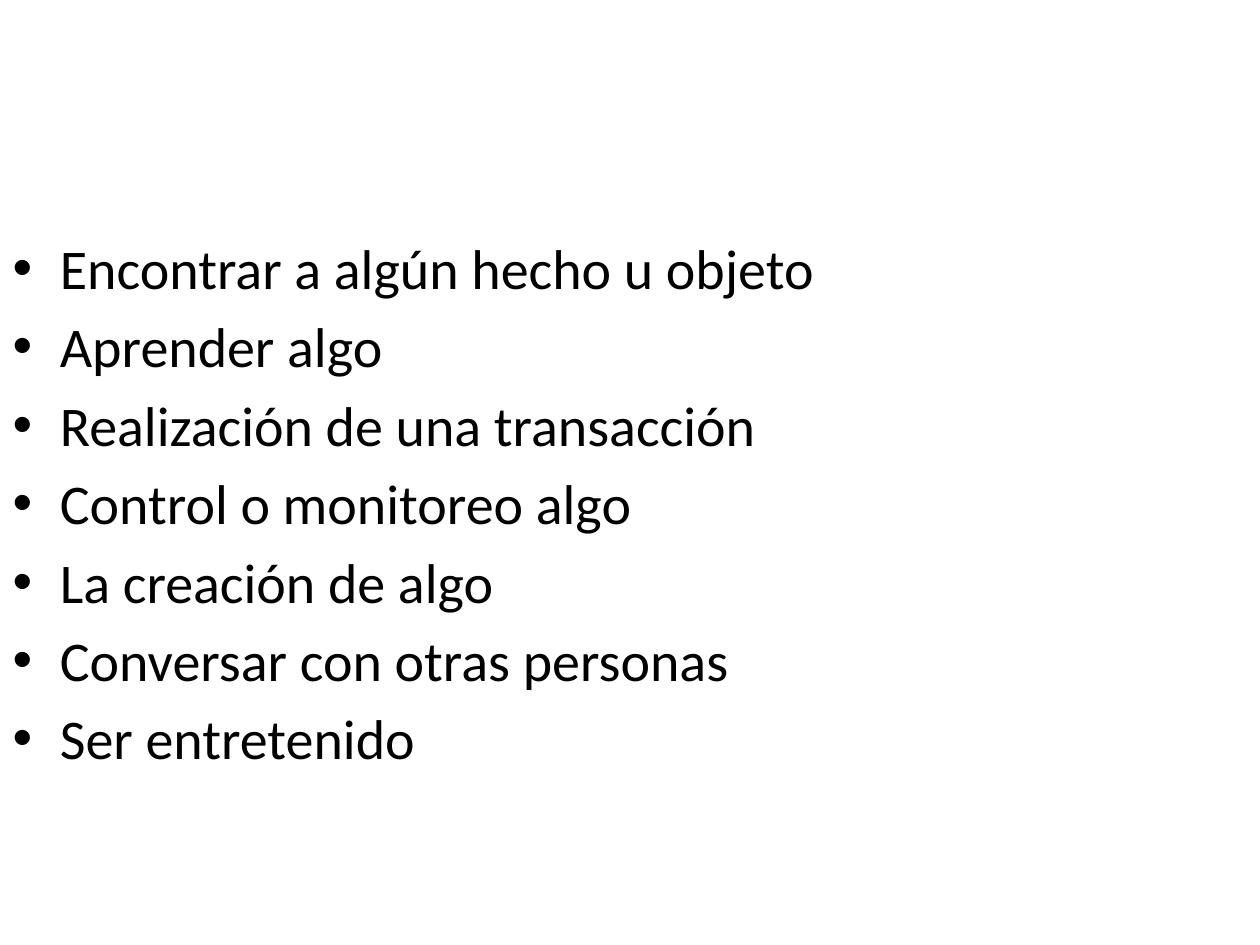
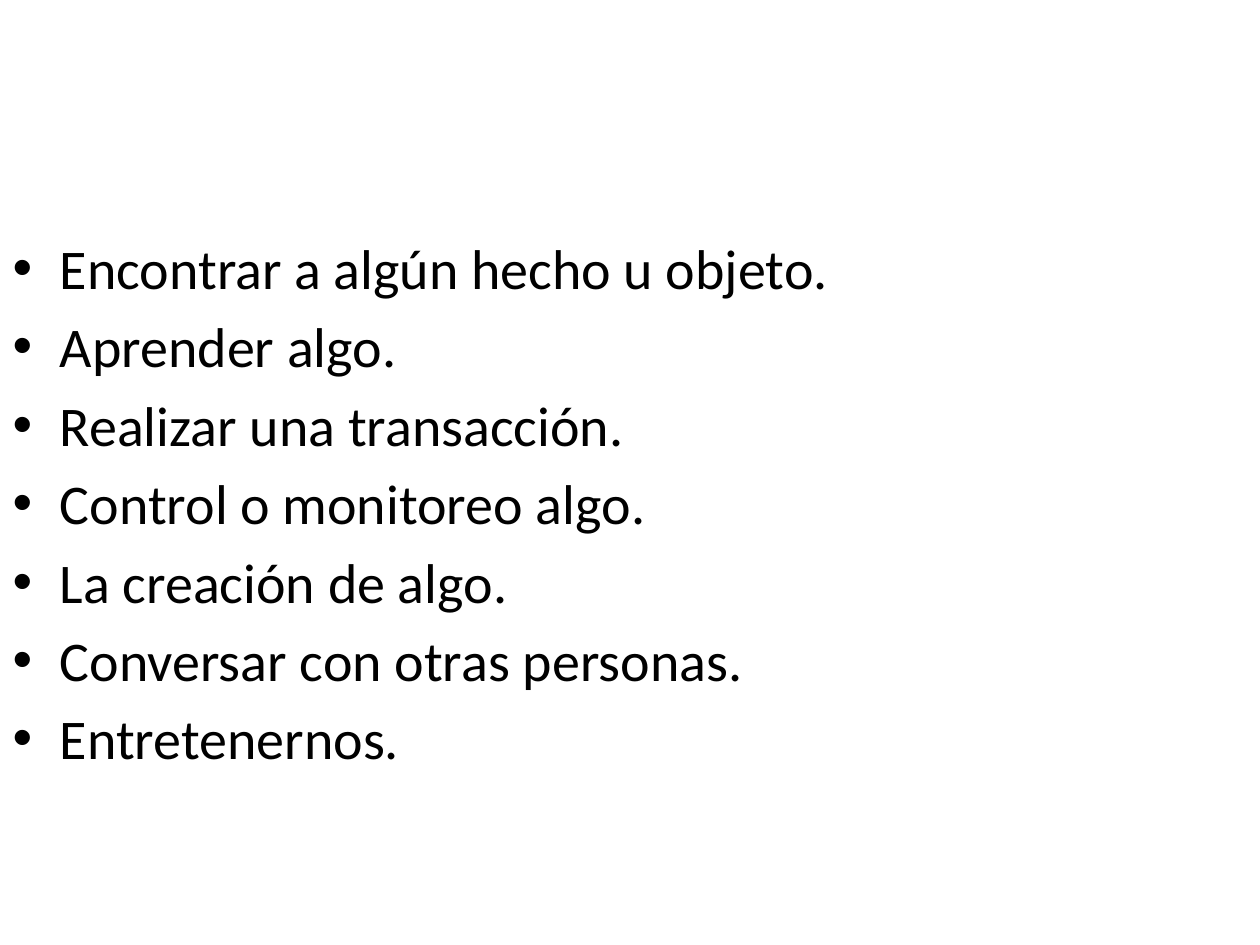
Before and after one commit to holtlanf999/designing-interfaces, a slide deck: slide 11 of UI to User.pptx (slide 10 before the commit). Drawn at 1260x945 pixels with LibreOffice and Linux fonts; fonts in the diff are those of the drawing. Boxes give left, top, right and bottom in pixels: in the first picture for what was removed or moved away, otherwise in the second. Text is boxed around its words. In the diff, an @@ line names an element or a change of style, - is before the commit and + after.

```diff
--- a/UI to User.pptx
+++ b/UI to User.pptx
@@ text at bbox=[60, 250, 828, 760]: text changed @@
-• Encontrar a algún hecho u objeto
-• Aprender algo
-• Realización de una transacción
-• Control o monitoreo algo
-• La creación de algo
-• Conversar con otras personas
-• Ser entretenido
+• Encontrar a algún hecho u objeto.
+• Aprender algo.
+• Realizar una transacción.
+• Control o monitoreo algo.
+• La creación de algo.
+• Conversar con otras personas.
+• Entretenernos.
```
Also in this commit, not shown: 9 other slides changed, 11 slides added, 7 slides removed.
